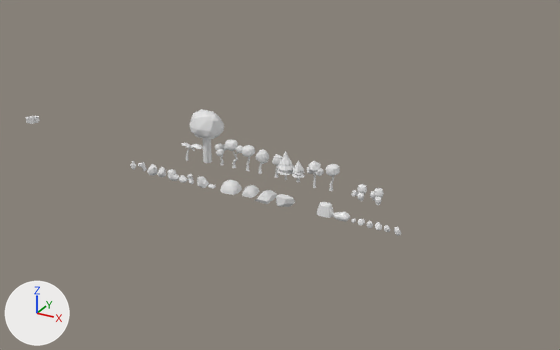
The FBX model Assets/Fbx/Modelos_avulcos.fbx, before and after one commit.
Rendered twice from a 50 mm camera at (44.2, -81.6, 51.4) aimed at (-2.5, 3.4, 8.9). The axes (+X, +Y, +Z) are drawn at lower left. The lights are the same throughout. Where no turn or scale is listed for an object, it has been applied to the vertices.

The older version as bpy lines, for what is in view:
```python
ob_arvore_mogno = bpy.data.objects.new('Arvore_mogno', me_arvore_mogno)
ob_arvore_mogno.location = (-13.63, 2.22, 9.1)
ob_pedra_5 = bpy.data.objects.new('Pedra_5', me_pedra_5)
ob_pedra_5.location = (-8.29, -0.08, 6.8)
ob_pedra_6 = bpy.data.objects.new('Pedra_6', me_pedra_6)
ob_pedra_6.location = (6.01, 0.0, 6.51)
ob_pedra_8 = bpy.data.objects.new('Pedra_8', me_pedra_8)
ob_pedra_8.location = (-11.45, 0.0, 6.48)
ob_pedra_9 = bpy.data.objects.new('Pedra_9', me_pedra_9)
ob_pedra_9.location = (9.99, 0.0, 6.36)
ob_rock = bpy.data.objects.new('rock', me_rock_009)
ob_rock.location = (14.61, -0.14, 6.69)
ob_rock_006 = bpy.data.objects.new('rock.006', me_rock_018)
ob_rock_006.location = (-16.46, 0.0, 6.96)
ob_rock_010 = bpy.data.objects.new('rock.010', me_rock_021)
ob_rock_010.location = (-20.11, 0.0, 6.96)
ob_rock_012 = bpy.data.objects.new('rock.012', me_rock_023)
ob_rock_012.location = (-23.68, 0.0, 6.96)
```
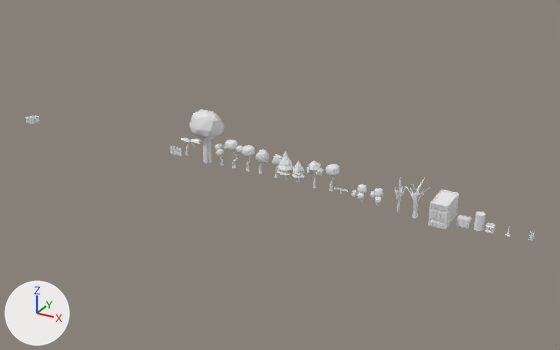
Location of each change, (x1, y1, x2, y2) in pixels of the pictures (560 x 350 px):
'Container', added
    after: (428, 190, 459, 229)
'Pedra_5', deleted
    before: (220, 180, 242, 195)
'Arvore Seca', added
    after: (405, 178, 429, 218)
'Pedra_6', deleted
    before: (317, 202, 334, 218)
'Pedra_1', deleted
    before: (276, 194, 295, 207)
'Palmeira', moved
    before: (181, 143, 203, 161)
    after: (181, 138, 202, 156)
'Pedra_3', deleted
    before: (254, 190, 277, 204)
'Barril', added
    after: (474, 211, 485, 231)
'Pedra_4', deleted
    before: (242, 185, 259, 198)
'Caixote', added
    after: (456, 215, 472, 228)
'Cactus', added
    after: (395, 177, 406, 213)
'Pedra_7', deleted
    before: (333, 211, 350, 222)
'rock.005', deleted
    before: (197, 176, 209, 188)
'rock.008', deleted
    before: (168, 169, 179, 181)
'rock.011', deleted
    before: (147, 164, 158, 176)
'Fogueira', added
    after: (485, 223, 496, 234)
'Cerca_Madeira', added
    after: (170, 146, 182, 156)
'rock.010', deleted
    before: (158, 167, 166, 177)
'rock.007', deleted
    before: (187, 174, 194, 184)
'rock.006', deleted
    before: (179, 175, 188, 183)
'rock.012', deleted
    before: (138, 162, 147, 171)
'rock.001', deleted
    before: (394, 227, 401, 236)
'rock.003', deleted
    before: (375, 222, 382, 230)
'Grama', added
    after: (528, 231, 535, 241)
'rock.002', deleted
    before: (358, 218, 365, 225)
'rock', deleted
    before: (384, 225, 391, 232)
'rock.004', deleted
    before: (367, 221, 373, 228)
'rock.013', deleted
    before: (130, 161, 137, 170)
'Pedra_8', deleted
    before: (208, 184, 216, 189)

Diff of the bpy script that builds the scene:
```diff
--- a/Assets/Fbx/Modelos_avulcos.fbx.py
+++ b/Assets/Fbx/Modelos_avulcos.fbx.py
@@ ob_rock @@
-ob_rock = bpy.data.objects.new('rock', me_rock_009)
@@ ob_palmeira @@
 ob_palmeira = bpy.data.objects.new('Palmeira', me_palmeira)
-ob_palmeira.location = (-17.19, 2.36, 8.5)
+ob_palmeira.location = (-17.19, 2.36, 9.3)
@@ ob_pedra_9 @@
-ob_pedra_9 = bpy.data.objects.new('Pedra_9', me_pedra_9)
@@ ob_pedra_6 @@
-ob_pedra_6 = bpy.data.objects.new('Pedra_6', me_pedra_6)
@@ ob_rock_006 @@
-ob_rock_006 = bpy.data.objects.new('rock.006', me_rock_018)
@@ ob_rock_012 @@
-ob_rock_012 = bpy.data.objects.new('rock.012', me_rock_023)
@@ ob_pedra_8 @@
-ob_pedra_8 = bpy.data.objects.new('Pedra_8', me_pedra_8)
@@ ob_rock_010 @@
-ob_rock_010 = bpy.data.objects.new('rock.010', me_rock_021)
@@ ob_pedra_5 @@
-ob_pedra_5 = bpy.data.objects.new('Pedra_5', me_pedra_5)
@@ ob_rock_004 @@
-ob_rock_004 = bpy.data.objects.new('rock.004', me_rock_016)
@@ ob_rock_011 @@
-ob_rock_011 = bpy.data.objects.new('rock.011', me_rock_022)
@@ ob_pedra_1 @@
-ob_pedra_1 = bpy.data.objects.new('Pedra_1', me_pedra_1)
@@ ob_rock_007 @@
-ob_rock_007 = bpy.data.objects.new('rock.007', me_rock_019)
@@ ob_rock_002 @@
-ob_rock_002 = bpy.data.objects.new('rock.002', me_rock_002)
@@ ob_rock_005 @@
-ob_rock_005 = bpy.data.objects.new('rock.005', me_rock_017)
@@ ob_rock_001 @@
-ob_rock_001 = bpy.data.objects.new('rock.001', me_rock_014)
@@ ob_pedra_7 @@
-ob_pedra_7 = bpy.data.objects.new('Pedra_7', me_pedra_7)
@@ ob_pedra_3 @@
-ob_pedra_3 = bpy.data.objects.new('Pedra_3', me_pedra_3)
@@ ob_rock_008 @@
-ob_rock_008 = bpy.data.objects.new('rock.008', me_rock_020)
@@ ob_pedra_4 @@
-ob_pedra_4 = bpy.data.objects.new('Pedra_4', me_pedra_4)
@@ ob_rock_003 @@
-ob_rock_003 = bpy.data.objects.new('rock.003', me_rock_015)
@@ ob_rock_013 @@
-ob_rock_013 = bpy.data.objects.new('rock.013', me_rock_024)
@@ ob_caixote @@
+ob_caixote = bpy.data.objects.new('Caixote', me_caixote)  # 138 vertices, 91 faces; spans x -0.74..0.76, y -0.57..0.52, z -0.03..1.07; in mat_testearvore (white #e7e7e7)
+ob_caixote.location = (23.45, 1.91, 8.36)
@@ ob_grama @@
+ob_grama = bpy.data.objects.new('Grama', me_grama)  # 220 vertices, 187 faces; spans x -0.285..0.347, y -0.255..0.475, z -0.05..1.074; in mat_testearvore (white #e7e7e7)
+ob_grama.location = (31.42, 1.84, 8.56)
@@ ob_cerca_madeira @@
+ob_cerca_madeira = bpy.data.objects.new('Cerca_Madeira', me_cerca_madeira)  # 72 vertices, 58 faces; spans x -0.9..0.9, y -0.12..0.12, z -0.57..0.69; in mat_testearvore (white #e7e7e7)
+ob_cerca_madeira.location = (-18.77, 1.92, 9.8)
@@ ob_arvore_seca @@
+ob_arvore_seca = bpy.data.objects.new('Arvore Seca', me_arvore_seca)  # 271 vertices, 264 faces; spans x -1.86..1.28, y -1.0..1.66, z -0.05..5.05; in mat_testearvore (white #e7e7e7)
+ob_arvore_seca.location = (17.46, 1.48, 8.31)
@@ ob_cone @@
+ob_cone = bpy.data.objects.new('Cone', me_cone)  # 145 vertices, 142 faces; spans x -0.299..0.299, y -0.252..0.255, z 0.012..1.245; in mat_testearvore (white #e7e7e7)
+ob_cone.location = (28.78, 1.91, 8.36)
@@ ob_fogueira @@
+ob_fogueira = bpy.data.objects.new('Fogueira', me_fogueira)  # 236 vertices, 272 faces; spans x -0.515..0.459, y -0.517..0.551, z -0.031..0.909; in mat_testearvore (white #e7e7e7)
+ob_fogueira.location = (26.7, 1.91, 8.36)
@@ ob_cactus @@
+ob_cactus = bpy.data.objects.new('Cactus', me_cactus)  # 320 vertices, 296 faces; spans x -0.6..0.69, y -0.63..0.93, z -0.04..4.71; in mat_testearvore (white #e7e7e7)
+ob_cactus.location = (15.54, 0.74, 8.72)
@@ ob_barril @@
+ob_barril = bpy.data.objects.new('Barril', me_barril)  # 211 vertices, 211 faces; spans x -0.58..0.61, y -0.68..0.52, z -0.96..1.1; in mat_testearvore (white #e7e7e7)
+ob_barril.location = (25.31, 1.91, 9.34)
@@ ob_container @@
+ob_container = bpy.data.objects.new('Container', me_container)  # 990 vertices, 802 faces; spans x -1.19..1.01, y -2.1..2.38, z -0.01..3.0; in mat_testearvore (white #e7e7e7)
+ob_container.location = (20.92, 1.91, 8.36)
```
